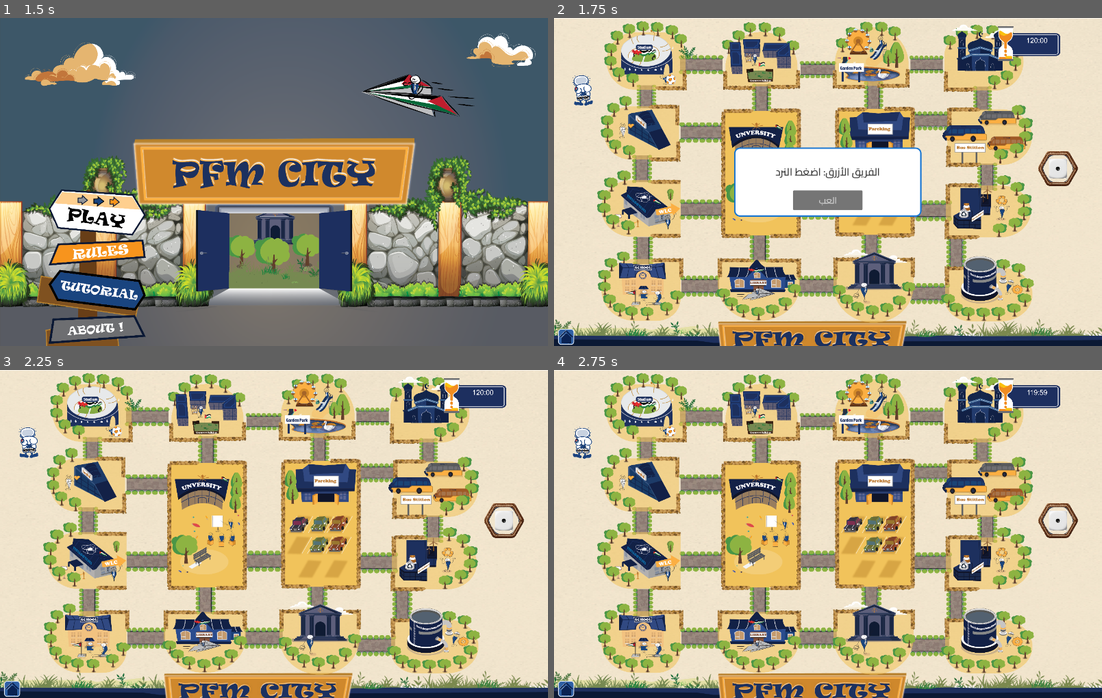
Above: before the commit, frames 1-4 (two rows, left to right).
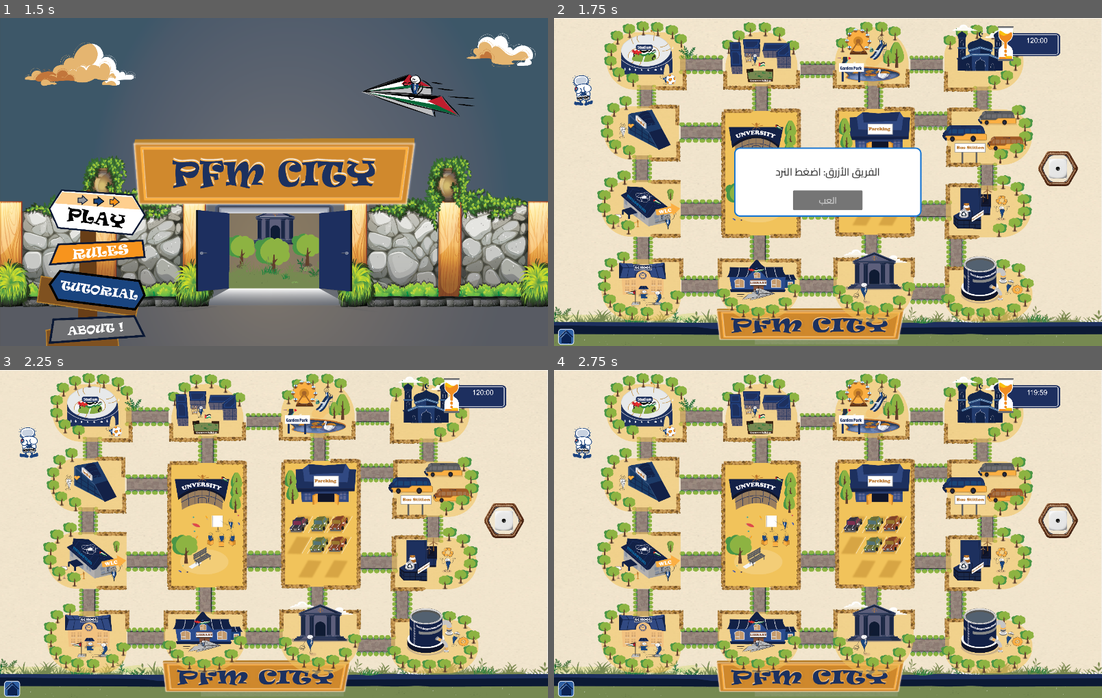
Above: after the commit, the same moments.

Repository: Ahmad-slh/pmf-city-origin
Game: Godot game, scene res://scenes/MainMenu.tscn
Same seed, same stepped clock (60 frames per second), same inputs: the game is played once before the commit and once after it.
Inputs (mouse positions are in pixels of both pictures, inside the frame that each line leads up to):
- Up to frame 1 (1.5 s): click (98, 211) at 0.5 s; click (98, 211) at 1.25 s
- Up to frame 2 (1.75 s): no input
- Up to frame 3 (2.25 s): click (274, 534) at 2.02 s
- Up to frame 4 (2.75 s): no input

Frame 1 is identical in both runs. In frame 2, 9.1% of the frame differs, in the area x 0-100%, y 0-100%; in frame 3, 9.1%; in frame 4, 9.1%.

Commit message:
Restore board background across viewport sizes

Diff:
--- a/scenes/board_background.tscn
+++ b/scenes/board_background.tscn
@@ -92,22 +92,23 @@
 scale = Vector2(0.89323306, 0.8637148)
 texture = ExtResource("6_27j5c")
 
-[node name="GameRoot" type="Node2D" parent="." unique_id=1330413708]
-scale = Vector2(0.9, 0.9)
-
-[node name="TextureRect" type="TextureRect" parent="GameRoot" unique_id=1322107951]
-z_index = -10
+[node name="Background" type="CanvasLayer" parent="."]
+layer = -1
+
+[node name="TextureRect" type="TextureRect" parent="Background" unique_id=1322107951]
 anchors_preset = 15
 anchor_right = 1.0
 anchor_bottom = 1.0
 grow_horizontal = 2
 grow_vertical = 2
-scale = Vector2(1, 0.74)
 mouse_filter = 2
 texture = ExtResource("1_gumd1")
 expand_mode = 1
-stretch_mode = 2
+stretch_mode = 0
 metadata/_edit_use_anchors_ = true
+
+[node name="GameRoot" type="Node2D" parent="." unique_id=1330413708]
+scale = Vector2(0.9, 0.9)
 
 [node name="Board" parent="GameRoot" unique_id=2020624565 instance=ExtResource("4_e248q")]
 position = Vector2(-109.22221, 24.000046)
